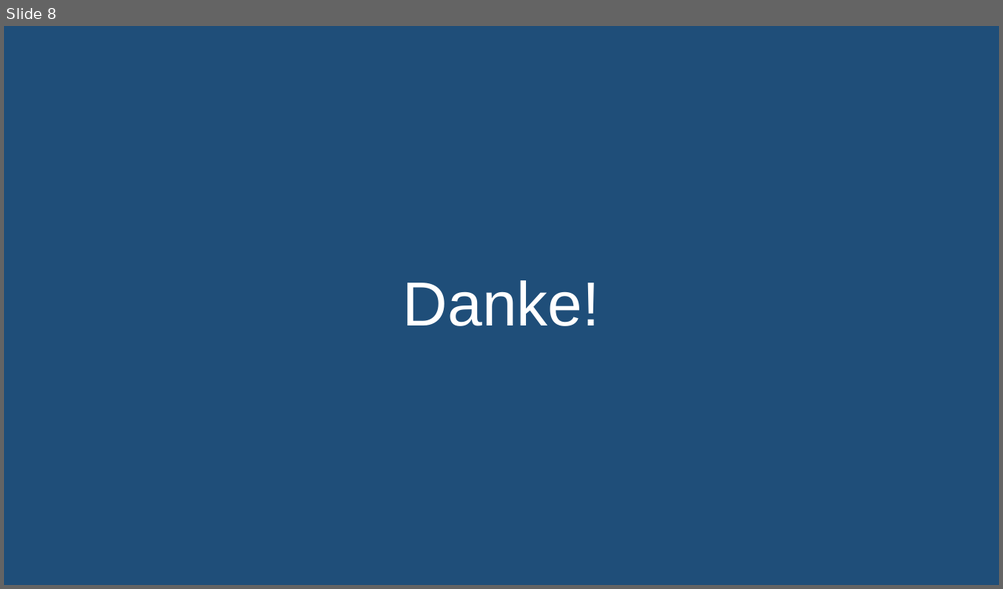
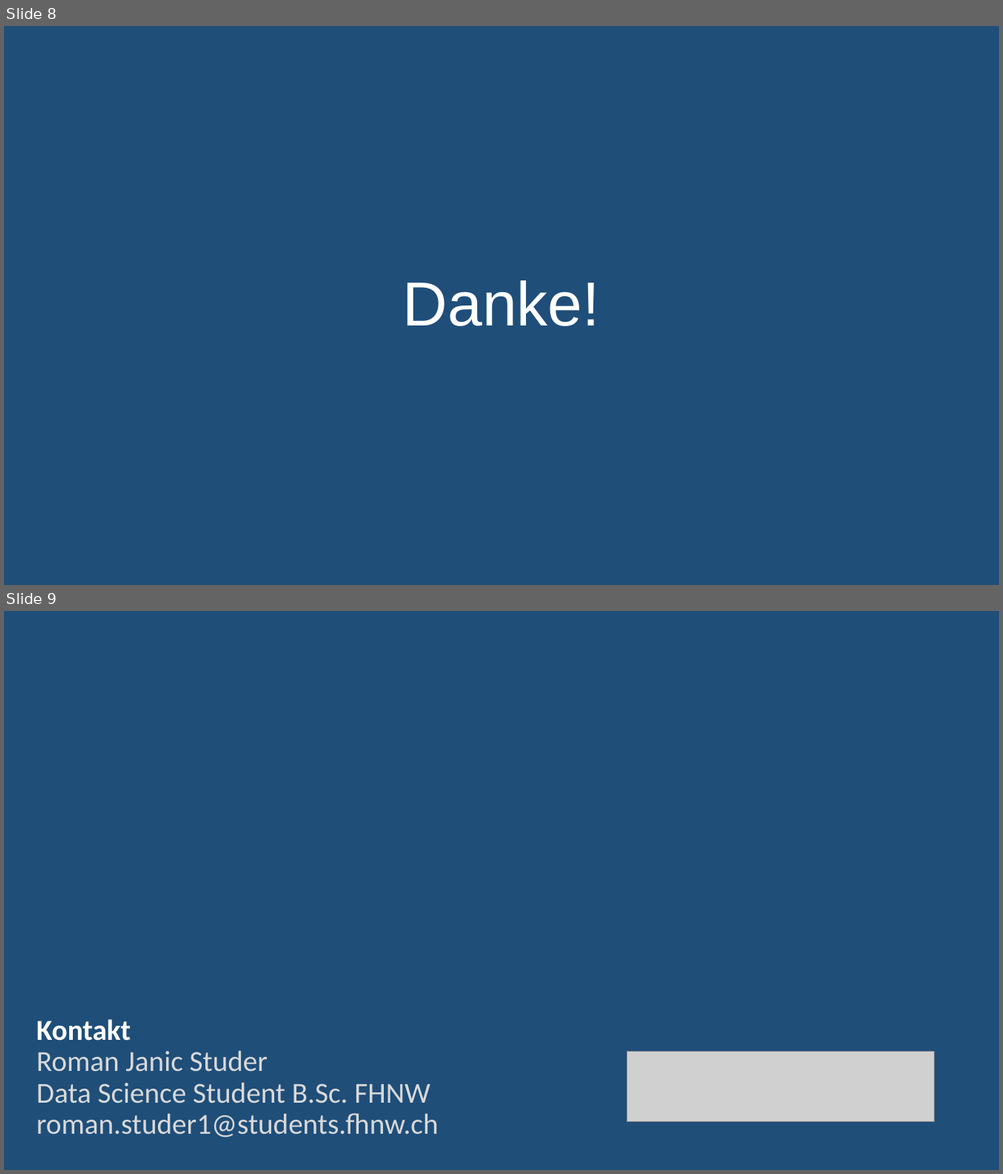
Before and after one commit to roman-studer/fhnw-ds-hs2019-weatherstation, a slide deck: presentation/Pitch_Wettermonitor.pptx. Shown one above the other, each under a label of ours: slide 8 before the commit, slides 8 and 9 after it. The pictures are 1003x589 and 1003x1174 pixels, drawn with LibreOffice and Linux fonts; fonts in the diff are those of the drawing; grey boxes stand for pictures. Boxes give left, top, right and bottom in pixels: in the first picture for what was removed or moved away, otherwise in the second. Text is boxed around its words. In the diff, an @@ line names an element or a change of style, - is before the commit and + after.

Commit message:
Update Pitch_Wettermonitor.pptx
added Contact-Slide

```diff
--- a/presentation/Pitch_Wettermonitor.pptx
+++ b/presentation/Pitch_Wettermonitor.pptx
@@ slide 9 added at (x1=4, y1=611, x2=999, y2=1170), background #FFFFFF @@
@@ rectangle added at (x1=4, y1=611, x2=999, y2=1170), fill #1F4E79 @@
@@ title added at (x1=37, y1=1019, x2=438, y2=1138), 28 pt, text #D9D9D9 @@
+Kontakt
+Roman Janic Studer
+Data Science Student B.Sc. FHNW
+roman.studer1@students.fhnw.ch
@@ picture added at (x1=627, y1=1052, x2=934, y2=1122) @@
```
